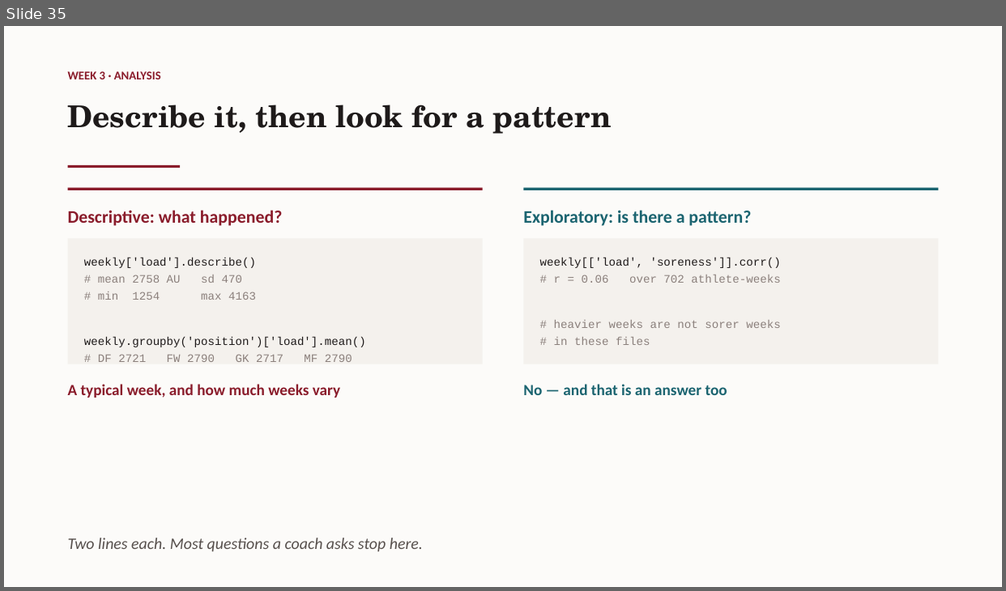
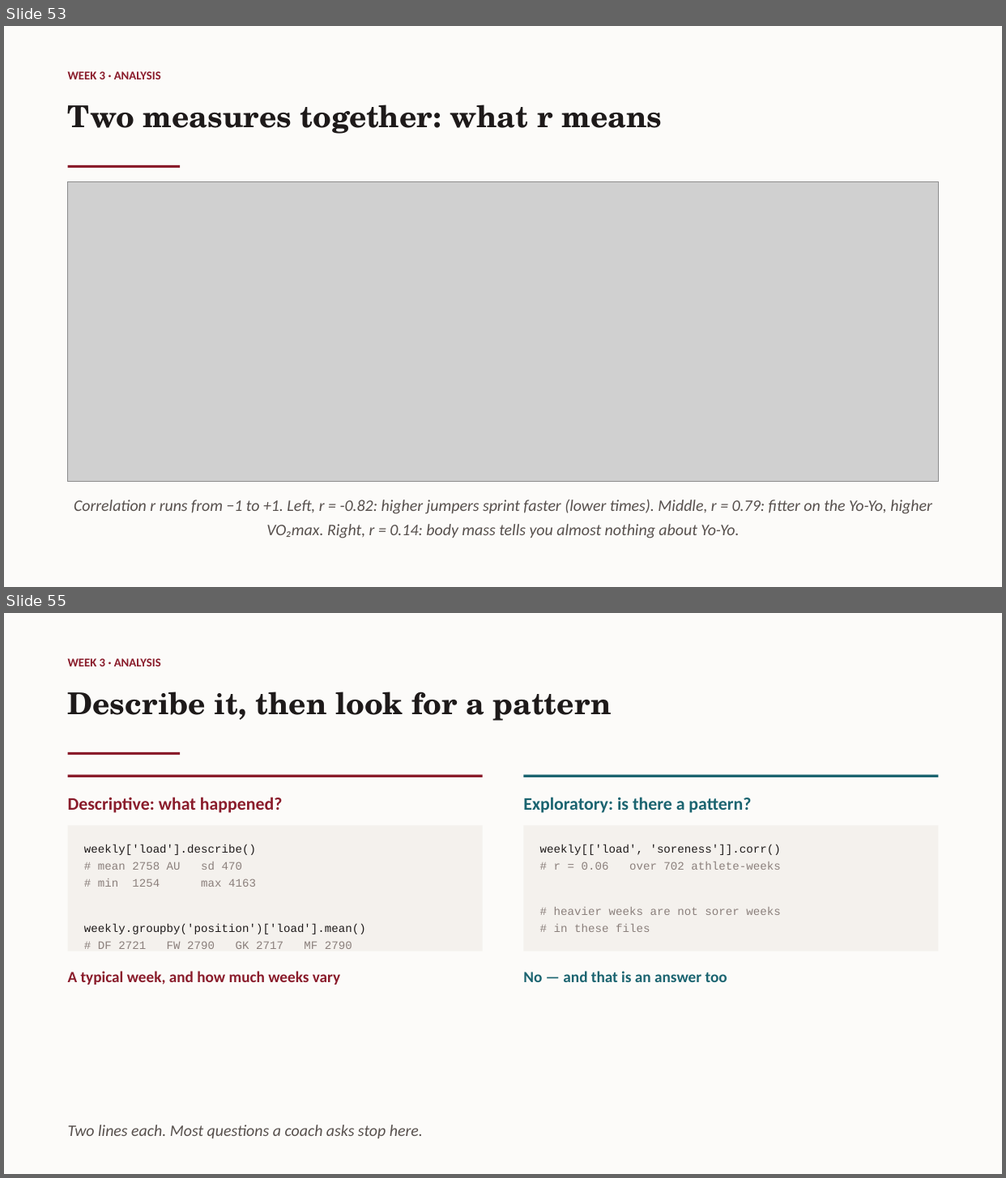
Before and after one commit to galipaydin/pes3850, a slide deck: lectures/week03/slides.pptx. Shown one above the other, each under a label of ours: slide 35 before the commit, slides 53 and 55 after it; the slides between them are not shown. The pictures are 1006x591 and 1006x1178 pixels, drawn with LibreOffice and Linux fonts; fonts in the diff are those of the drawing; grey boxes stand for pictures. Boxes give left, top, right and bottom in pixels: in the first picture for what was removed or moved away, otherwise in the second. Text is boxed around its words. In the diff, an @@ line names an element or a change of style, - is before the commit and + after.

Commit message:
Week 3 slides: worked examples for preprocessing, analysis and machine learning

```diff
--- a/lectures/week03/slides.pptx
+++ b/lectures/week03/slides.pptx
@@ slide 53 added at <box>4,26,1002,587</box>, background #FCFBF9 @@
@@ text added at <box>68,71,161,79</box>, 11.5 pt, text #8A1C2B, bold @@
+WEEK 3 · ANALYSIS
@@ text added at <box>68,105,662,134</box>, 29 pt, text #1E1A1A, bold @@
+Two measures together: what r means
@@ rectangle added at <box>68,165,180,169</box>, fill #8A1C2B @@
@@ picture added at <box>68,182,938,482</box> @@
@@ text added at <box>74,499,932,539</box>, 15.5 pt, text #57504D, italic @@
+Correlation r runs from −1 to +1. Left, r = -0.82: higher jumpers sprint faster (lower times). Middle, r = 0.79: fitter on the Yo-Yo, higher VO₂max. Right, r = 0.14: body mass tells you almost nothing about Yo-Yo.
@@ what was slide 35 is now slide 55 @@
```
Also in this commit, not shown: 34 other slides added, 2 other files.
